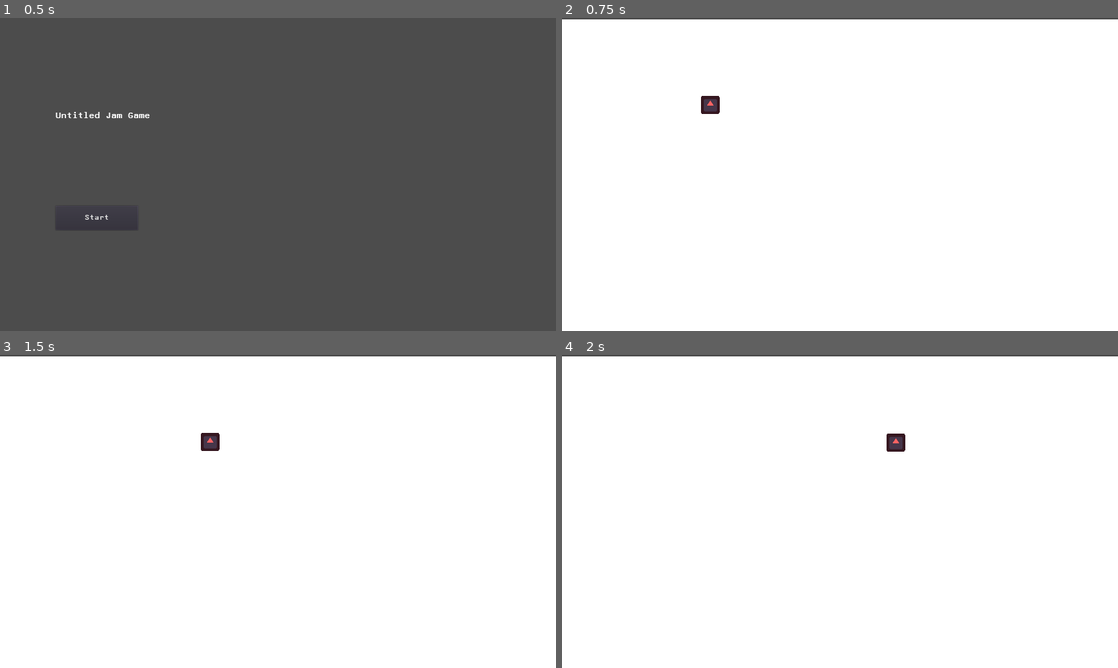
Above: before the commit, frames 1-4 (two rows, left to right).
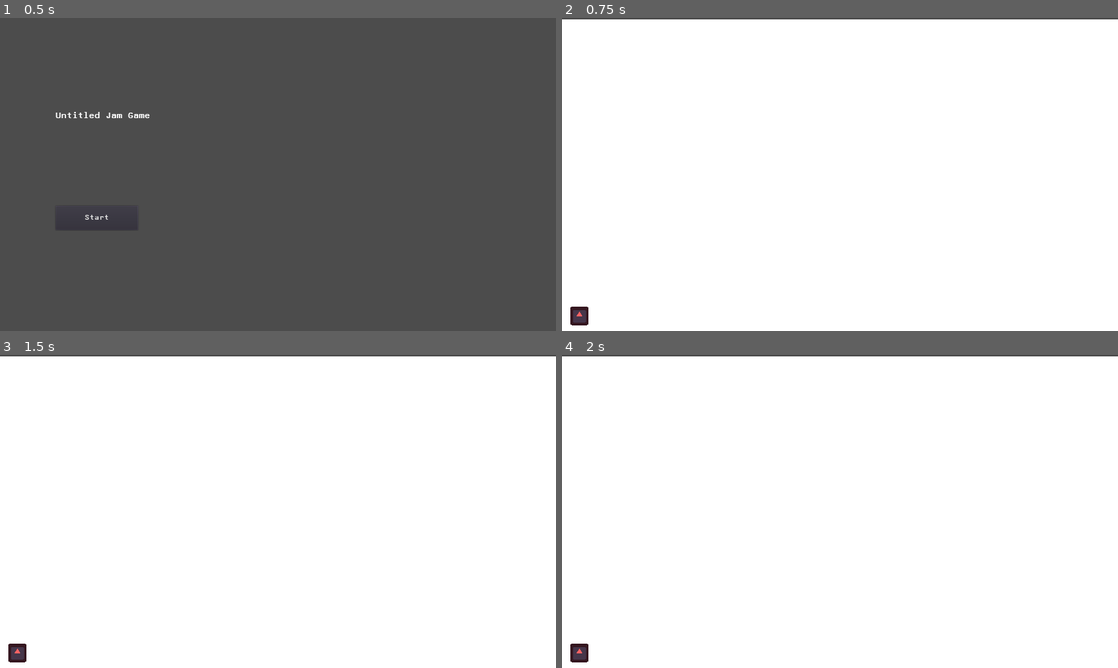
Above: after the commit, the same moments.

Repository: Pranav-Badrinathan/Close-d
Game: Godot game, scene res://scenes/StartScreen.tscn
Two runs of this game, one before a commit and one after it. Both use one fixed random seed, a clock stepped at 60 frames per second and the inputs below. The engine's default icon, where the game draws it, is replaced by a stand-in: a white triangle on a blue panel in a dark square.
Inputs (mouse positions are in pixels of both pictures, inside the frame that each line leads up to):
- Up to frame 1 (0.5 s): no input
- Up to frame 2 (0.75 s): click "Start" at 0.5 s
- Up to frame 3 (1.5 s): tap Enter at 1.25 s; drag from (150, 442) to (333, 442) at 1.27 s
- Up to frame 4 (2 s): no input

Frame 1 is identical in both runs. In frame 2, 0.4% of the frame differs, in the area x 1-29%, y 24-99%; in frame 3, 0.4%; in frame 4, 0.4%.

Commit message:
Tool return Implemented
Removed Kinematic body 2D and replaced with Area 2D, and set it to go back to start pos when it is let go of.

Diff:
--- a/scenes/Draggable.tscn
+++ b/scenes/Draggable.tscn
@@ -5,8 +5,7 @@
 [sub_resource type="RectangleShape2D" id=1]
 extents = Vector2( 0.805871, 0.655113 )
 
-[node name="Area2D" type="KinematicBody2D"]
-input_pickable = true
+[node name="Area2D" type="Area2D"]
 script = ExtResource( 1 )
 
 [node name="Texture" type="Sprite" parent="."]
--- a/scenes/scene.tscn
+++ b/scenes/scene.tscn
@@ -6,6 +6,9 @@
 
 [node name="Node2D" type="Node2D"]
 position = Vector2( 512, 0 )
+__meta__ = {
+"_edit_horizontal_guides_": [  ]
+}
 
 [node name="Sprite" type="Sprite" parent="."]
 position = Vector2( 449, 544 )
@@ -13,5 +16,7 @@
 texture = ExtResource( 3 )
 
 [node name="Area2D" parent="." instance=ExtResource( 1 )]
-position = Vector2( 0, 299.75 )
+position = Vector2( -452, 1028 )
 image = ExtResource( 2 )
+
+[node name="Area2D2" type="Area2D" parent="."]
--- a/scripts/dragdrop.gd
+++ b/scripts/dragdrop.gd
@@ -2,29 +2,29 @@
 
 var dragging = false
 var pos_from_centre = Vector2()
-var _velocity = Vector2()
+var start_pos = Vector2()
 
 enum Tool {SCREWDRIVER, WRENCH, SLEDGEHAMMER, PLIERS, AXE}
 export (Tool) var _tool
 
 export (Texture) var image
-export var fall_speed = 0
 
 func _ready():
 	get_node("Texture").set_texture(image)
+	start_pos = position
 
 func _on_Area2D_input_event(_viewport, event, _shape_idx):
 	if event.is_action_pressed("LClick"):
 		pos_from_centre = get_global_mouse_position() - position
 		dragging = true
 		get_tree().set_input_as_handled()
-	print("JHEDYFFFDMLAXS")
 
-func _physics_process(_delta):
-	if dragging: position = get_global_mouse_position() - pos_from_centre
-
+func _physics_process(delta):
+	if dragging:
+		position = get_global_mouse_position() - pos_from_centre
 
 func _input(event):
 	if event.is_action_released("LClick"):
 		dragging = false
 		pos_from_centre = Vector2()
+		position = start_pos
